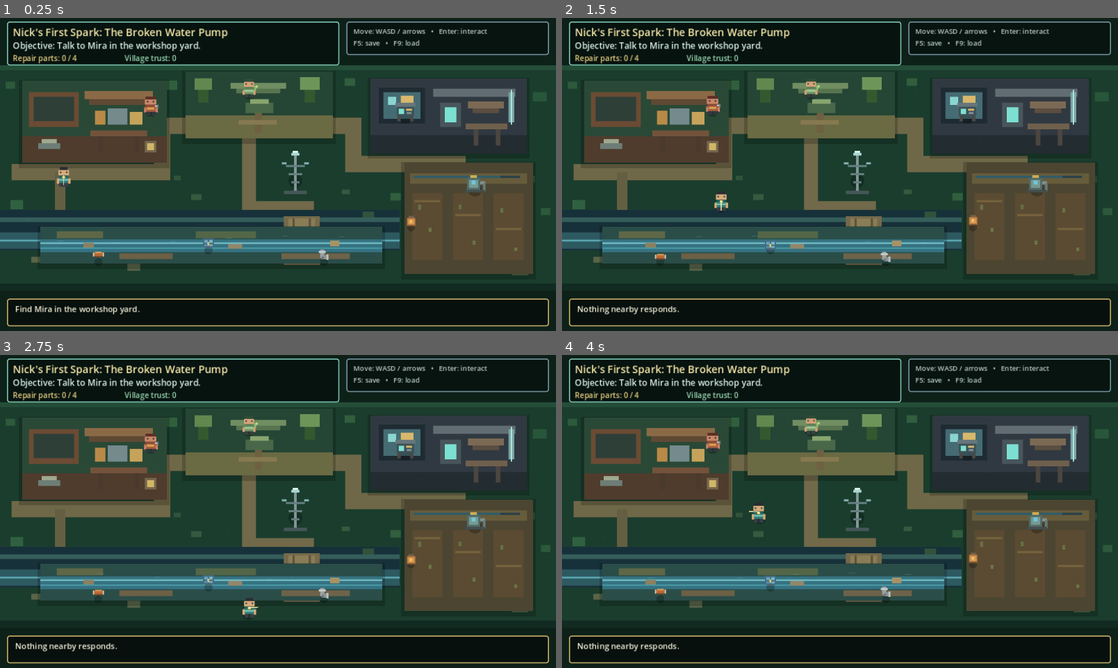
Above: before the commit, frames 1-4 (two rows, left to right).
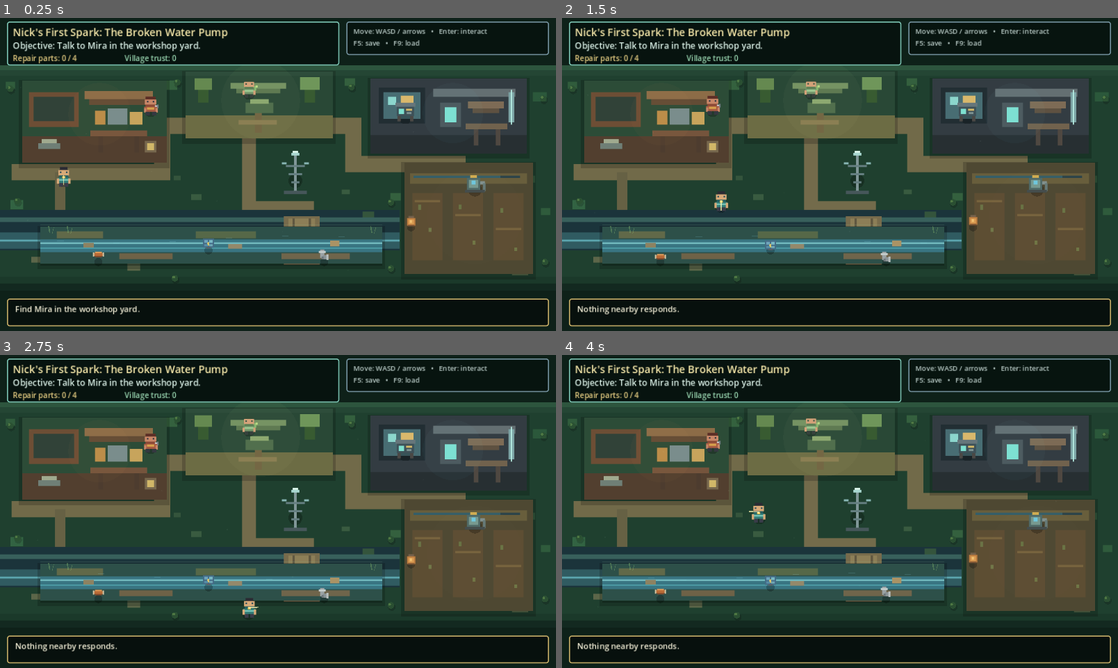
Above: after the commit, the same moments.

Repository: ndrorchestration/nick-luminous-valley
Game: Godot game, scene res://scenes/world/main.tscn
Two runs of this game, one before a commit and one after it. Both use one fixed random seed, a clock stepped at 60 frames per second and the inputs below.
Inputs:
- Up to frame 1 (0.25 s): no input
- Up to frame 2 (1.5 s): tap Enter at 0.5, 0.6, 1.35 s; hold Right (ui_right) 0.53-1.28 s; tap Space at 0.77 s; hold Down (ui_down) from 1.28 s (still down)
- Up to frame 3 (2.75 s): tap Space at 1.52 s; release Down (ui_down) at 2.03 s; hold Right (ui_right) from 2.03 s (still down); tap Enter at 2.1 s
- Up to frame 4 (4 s): release Right (ui_right) at 2.78 s; hold Up (ui_up) 2.78-3.53 s; tap Enter at 2.85, 3.6 s; tap Space at 3.02, 3.77 s; hold Left (ui_left) from 3.53 s (still down)

The runs differ from the first frame. In frame 1, 0.2% of the frame differs, in the area x 1-98%, y 19-84%; in frame 2, 0.2%; in frame 3, 0.2%; in frame 4, 0.2%.

Commit message:
Refine field lighting and environmental depth

Diff:
--- a/scripts/world/world_renderer.gd
+++ b/scripts/world/world_renderer.gd
@@ -3,6 +3,7 @@
 const ASSET_MANIFEST_PATH := "res://data/visual_assets.json"
 const ASSET_CATALOG = preload("res://scripts/world/asset_catalog.gd")
 const MOTION_PROFILE_VERSION := 1
+const PRESENTATION_PROFILE_VERSION := 2
 
 var points: Array = []
 var inventory: Dictionary = {}
@@ -109,6 +110,41 @@
 func _draw_entity_shadow(pos: Vector2, radius: float) -> void:
 	draw_circle(pos + Vector2(0, 11), radius, Color(0, 0, 0, 0.24))
 
+func _draw_environment_depth() -> void:
+	# A deliberately shallow 2D lighting/dressing layer: enough to break up flat fields
+	# without changing collision, quest state, authored asset slots, or interaction geometry.
+	draw_rect(Rect2(0, 82, 960, 388), Color(0.96, 0.84, 0.56, 0.018), true)
+	draw_rect(Rect2(0, 82, 960, 18), Color(0.72, 0.92, 0.74, 0.035), true)
+	draw_rect(Rect2(0, 446, 960, 24), Color(0.0, 0.0, 0.0, 0.10), true)
+
+	# Localized light temperature gives each authored space a stronger material identity.
+	draw_circle(Vector2(172, 166), 54.0, Color(1.0, 0.72, 0.38, 0.026))
+	draw_circle(Vector2(450, 142), 68.0, Color(0.84, 0.94, 0.58, 0.035))
+	draw_circle(Vector2(782, 164), 52.0, Color(0.50, 0.90, 0.92, 0.030))
+	if world_changed:
+		draw_circle(Vector2(820, 342), 88.0, Color(0.68, 1.0, 0.58, 0.050))
+	else:
+		draw_circle(Vector2(820, 342), 82.0, Color(0.55, 0.45, 0.28, 0.022))
+
+	# Creek banks and small reeds create depth cues without adding collision.
+	draw_line(Vector2(70, 357), Vector2(660, 357), Color(0.58, 0.78, 0.60, 0.16), 2.0)
+	draw_line(Vector2(70, 426), Vector2(660, 426), Color(0.02, 0.08, 0.06, 0.36), 2.0)
+	var reed_xs: Array[float] = [86.0, 118.0, 642.0]
+	for reed_x in reed_xs:
+		draw_line(Vector2(reed_x, 371), Vector2(reed_x - 2.0, 359), Color(0.48, 0.68, 0.42, 0.42), 2.0)
+		draw_line(Vector2(reed_x + 4.0, 372), Vector2(reed_x + 7.0, 361), Color(0.56, 0.74, 0.46, 0.34), 1.0)
+
+	# Boundary foliage softens the rectangular authored zones and helps the field read as one place.
+	var shrubs: Array[Vector2] = [
+		Vector2(18, 122), Vector2(306, 111), Vector2(607, 119), Vector2(938, 139),
+		Vector2(30, 316), Vector2(675, 318), Vector2(675, 432), Vector2(941, 421),
+		Vector2(302, 449)
+	]
+	for shrub_pos in shrubs:
+		draw_circle(shrub_pos + Vector2(1.5, 3.0), 6.5, Color(0.0, 0.0, 0.0, 0.16))
+		draw_circle(shrub_pos, 5.6, Color(0.17, 0.32, 0.20, 0.92))
+		draw_circle(shrub_pos + Vector2(-2.0, -2.0), 2.2, Color(0.38, 0.55, 0.30, 0.65))
+
 func _draw_atmosphere() -> void:
 	if not motion_enabled:
 		return
@@ -171,6 +207,8 @@
 		var water_color := Color("6fc7dd") if world_changed else Color("315c68")
 		draw_line(Vector2(720, 286), Vector2(900, 286), water_color, 5.0 if world_changed else 2.0)
 
+	_draw_environment_depth()
+
 	_draw_atmosphere()
 
 	if world_changed:
